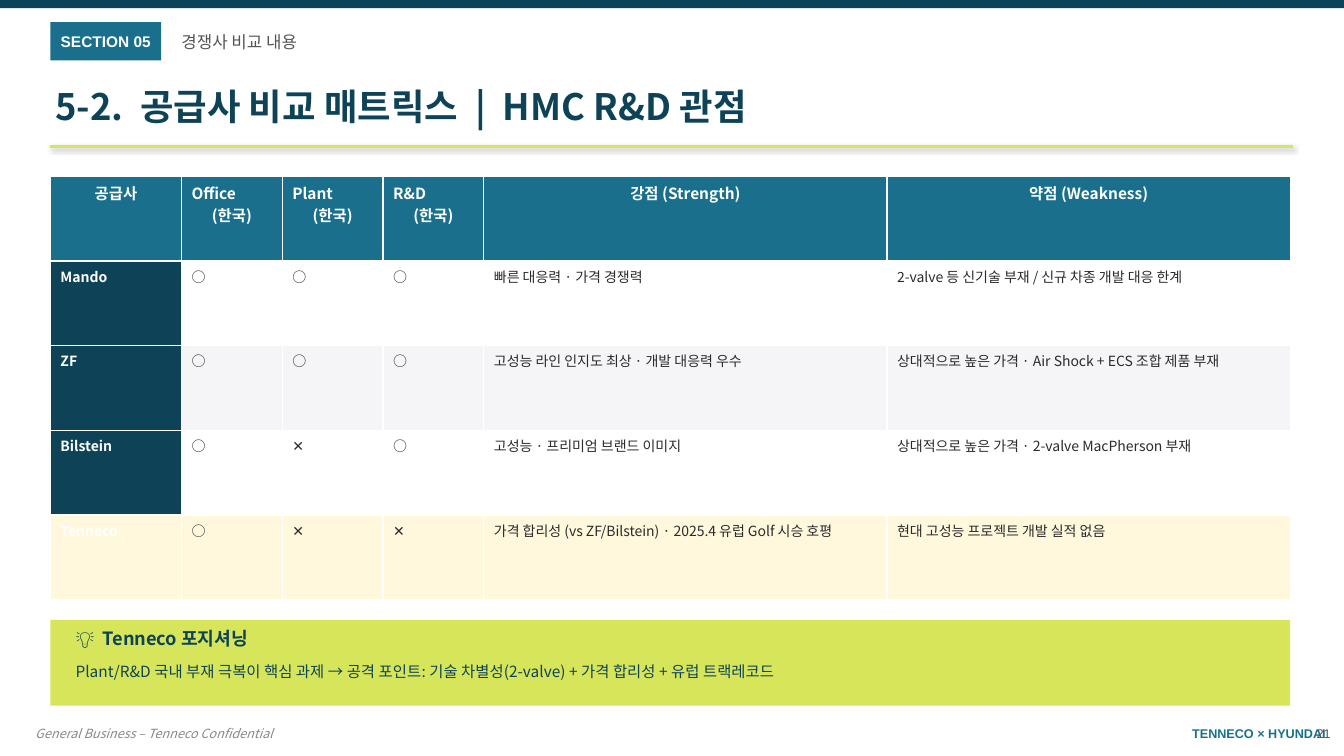
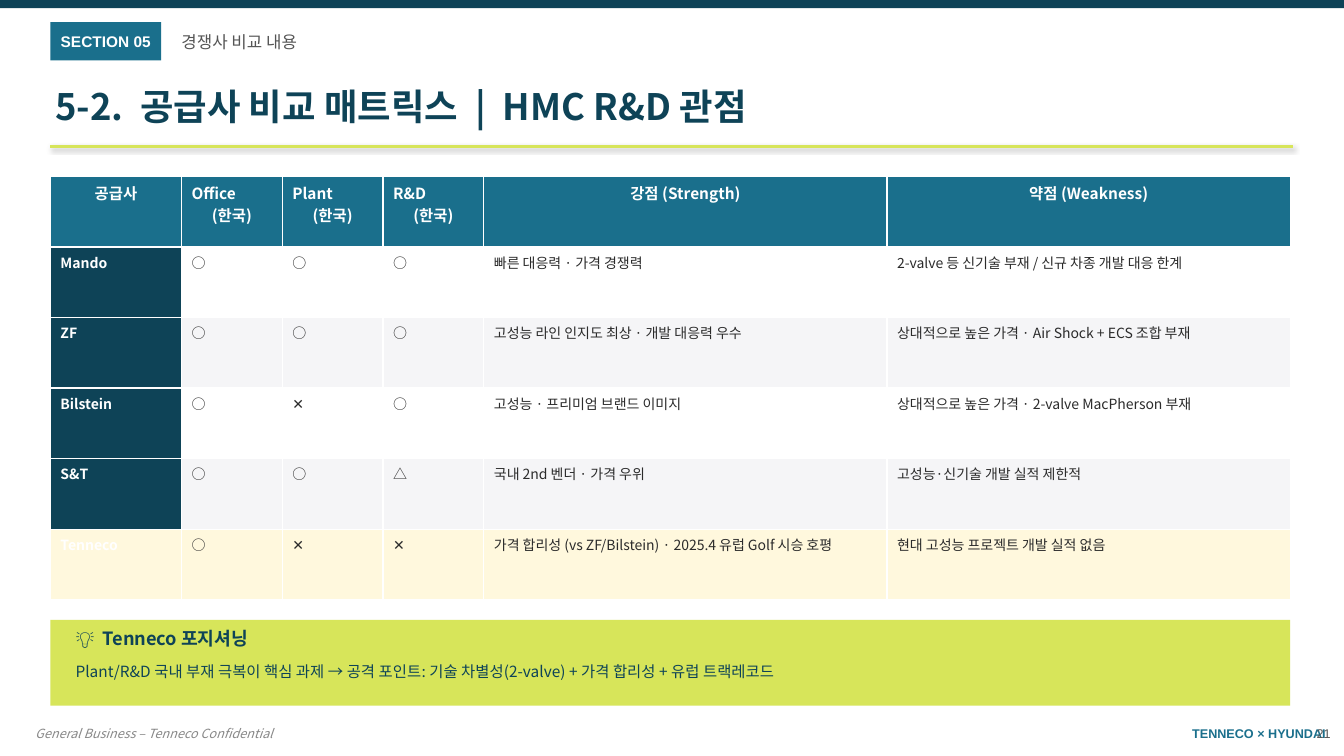
Before and after one commit to yosi0523/edito, a slide deck: slide 21 of ppt/Tenneco_Hyundai_Presentation_KR.pptx. Drawn at 1344x756 pixels with LibreOffice and Linux fonts; fonts in the diff are those of the drawing. Boxes give left, top, right and bottom in pixels: in the first picture for what was removed or moved away, otherwise in the second. Text is boxed around its words. In the diff, an @@ line names an element or a change of style, - is before the commit and + after.

```diff
--- a/ppt/Tenneco_Hyundai_Presentation_KR.pptx
+++ b/ppt/Tenneco_Hyundai_Presentation_KR.pptx
@@ table at (x1=50, y1=176, x2=1291, y2=600) @@
-row 3, column 6: 상대적으로 높은 가격 · Air Shock + ECS 조합 제품 부재
+row 3, column 6: 상대적으로 높은 가격 · Air Shock + ECS 조합 부재
+row 5: S&T | ○ | ○ | △ | 국내 2nd 벤더 · 가격 우위 | 고성능·신기술 개발 실적 제한적
```
Also in this commit, not shown: 5 other slides changed, 1 other file.
